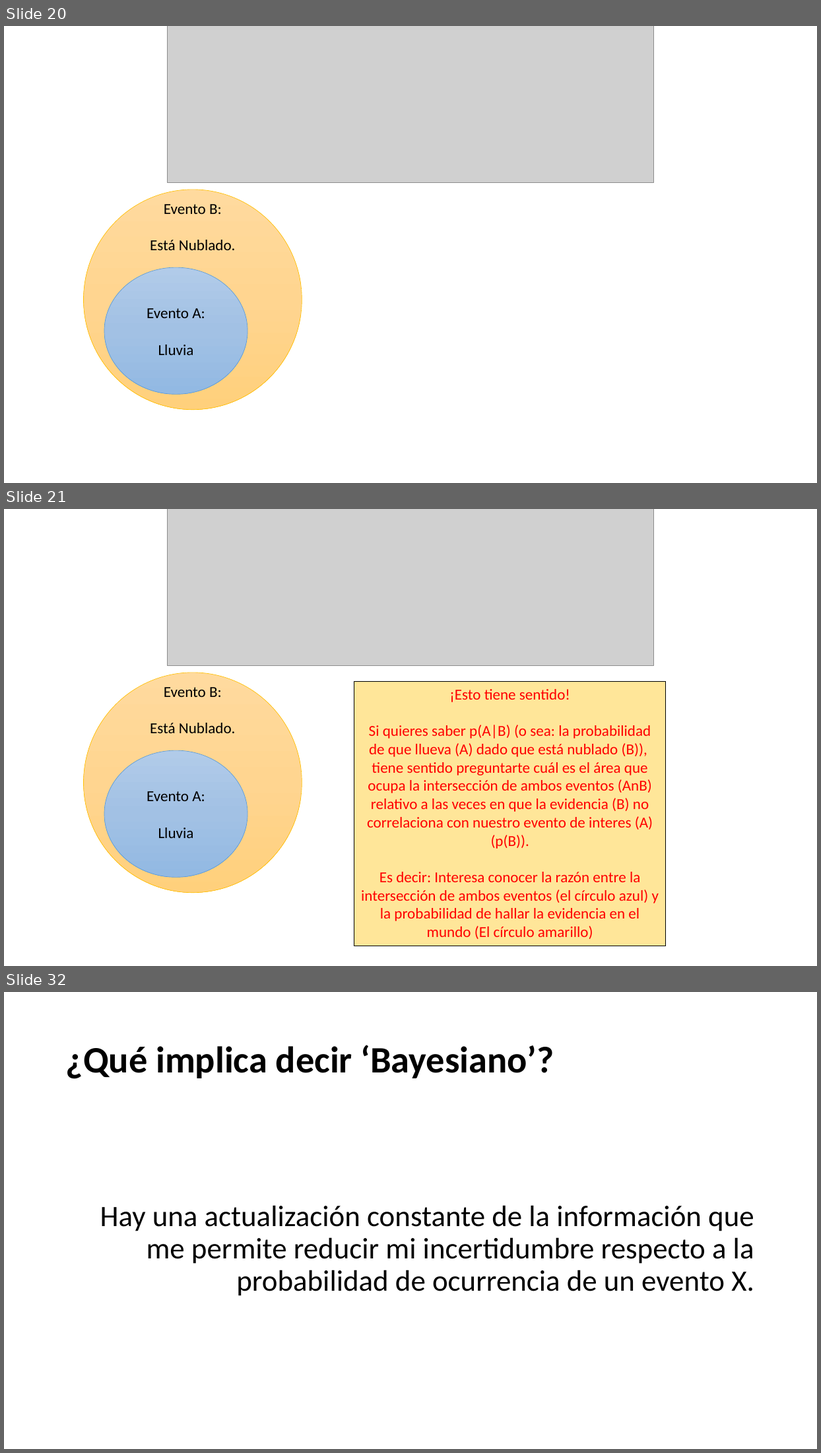
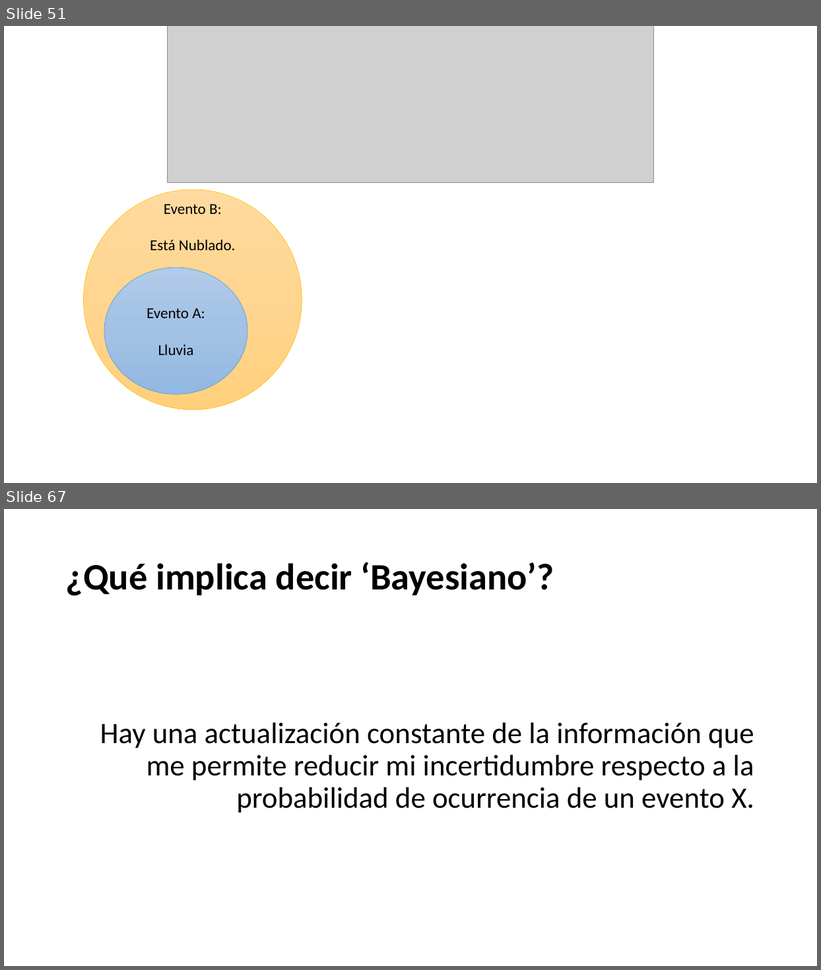
Before and after one commit to Adrifelcha/afchavez-019, a slide deck: JeanPiaget/2019-2020/Cuarentena/Sexto - Clases Remotas/AMC2020_InferenciaProbabilistica-1.pptx. Shown one above the other, each under a label of ours: slides 20, 21 and 32 before the commit, slides 51 and 67 after it; the slides between them are not shown. The pictures are 821x1453 and 821x970 pixels, drawn with LibreOffice and Linux fonts; fonts in the diff are those of the drawing; grey boxes stand for pictures. Boxes give left, top, right and bottom in pixels: in the first picture for what was removed or moved away, otherwise in the second. Text is boxed around its words. In the diff, an @@ line names an element or a change of style, - is before the commit and + after.

```diff
--- a/JeanPiaget/2019-2020/Cuarentena/Sexto - Clases Remotas/AMC2020_InferenciaProbabilistica-1.pptx
+++ b/JeanPiaget/2019-2020/Cuarentena/Sexto - Clases Remotas/AMC2020_InferenciaProbabilistica-1.pptx
@@ slide 21 removed at (x1=4, y1=509, x2=817, y2=966), background #FFFFFF @@
@@ picture removed at (x1=168, y1=509, x2=653, y2=666) @@
@@ ellipse removed at (x1=83, y1=673, x2=302, y2=892) @@
-Evento B:
-Está Nublado.
@@ rectangle removed at (x1=354, y1=682, x2=666, y2=947) @@
-¡Esto tiene sentido!
-Si quieres saber p(A|B) (o sea: la probabilidad de que llueva (A) dado que está nublado (B)), tiene sentido preguntarte cuál es el área que ocupa la intersección de ambos eventos (AnB) relativo a las veces en que la evidencia (B) no correlaciona con nuestro evento de interes (A) (p(B)).
-Es decir: Interesa conocer la razón entre la intersección de ambos eventos (el círculo azul) y la probabilidad de hallar la evidencia en el mundo (El círculo amarillo)
@@ ellipse removed at (x1=104, y1=751, x2=248, y2=877) @@
-Evento A:
-Lluvia
@@ what was slide 20 is now slide 51 @@
@@ what was slide 32 is now slide 67 @@
```
Also in this commit, not shown: 13 slides changed, 69 slides added, 7 other slides removed, 16 other files.
